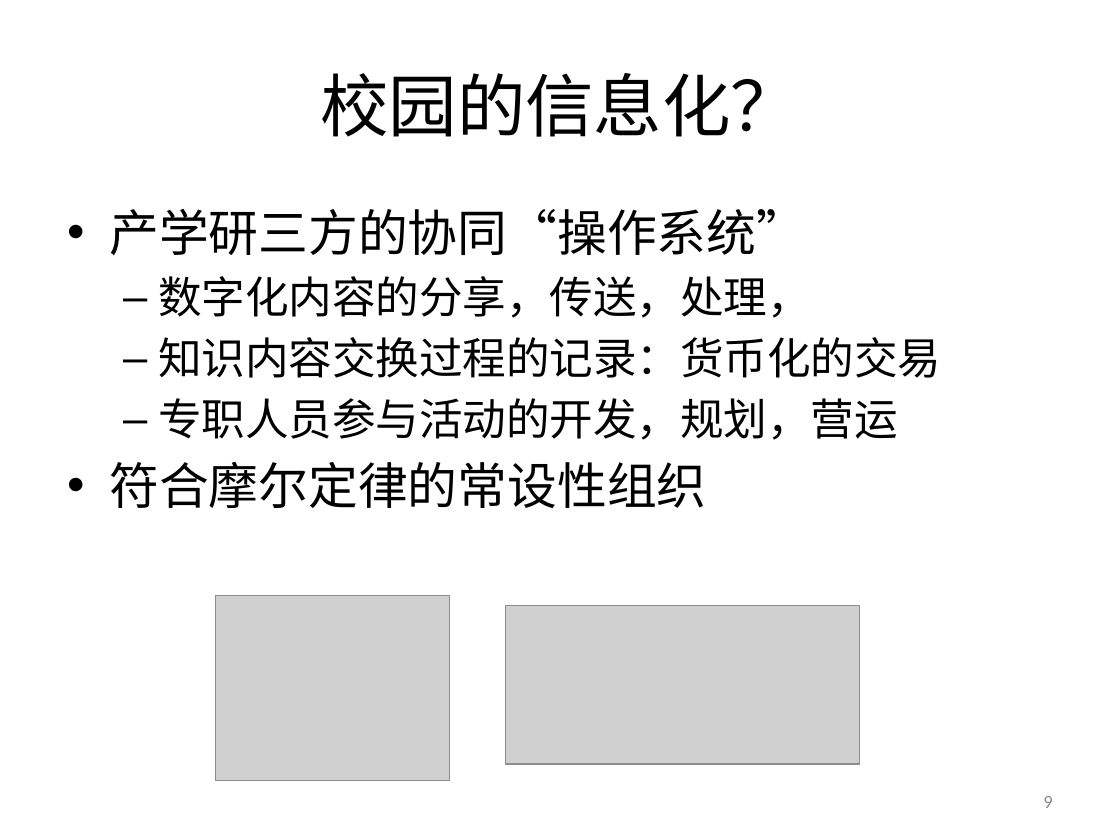
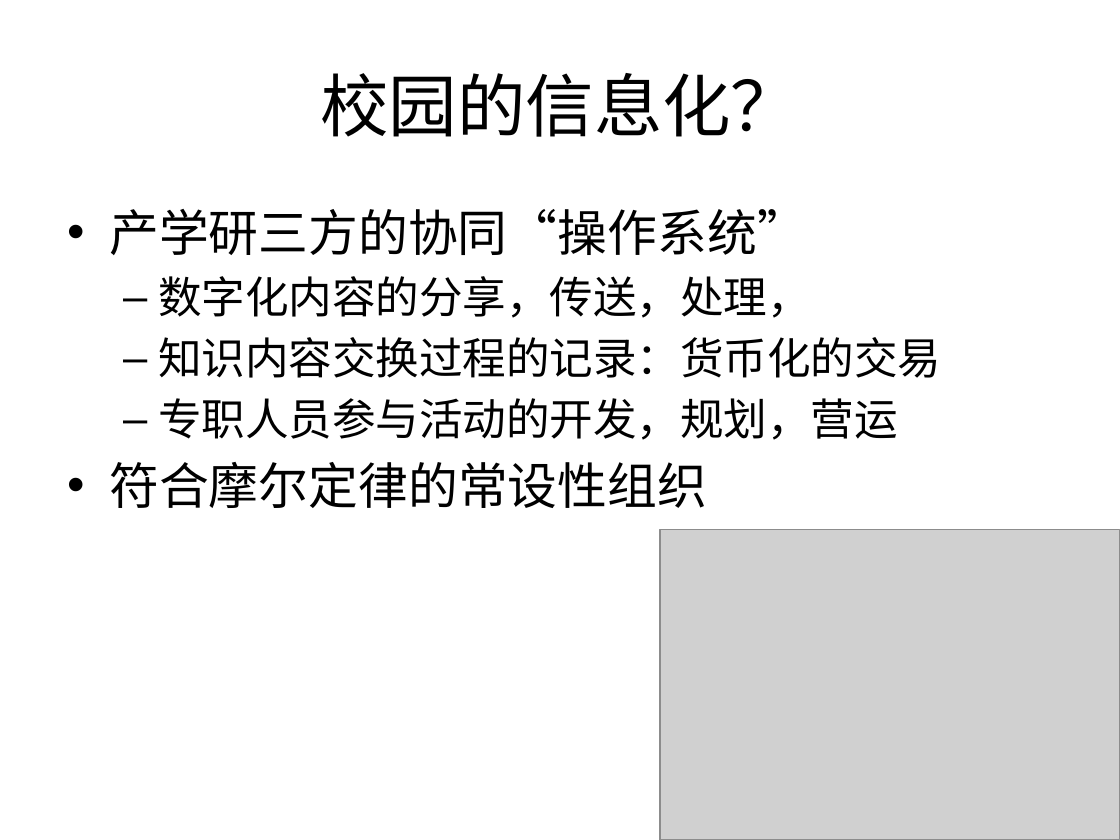
Before and after one commit to woodyme/2014JanXLP, a slide deck: slide 8 of 课程方案/XLP_WorkFLow_CHN.pptx (slide 9 before the commit). Drawn at 1120x840 pixels with LibreOffice and Linux fonts; fonts in the diff are those of the drawing; grey boxes stand for pictures; background and template pictures are left out. Boxes give left, top, right and bottom in pixels: in the first picture for what was removed or moved away, otherwise in the second. Text is boxed around its words. In the diff, an @@ line names an element or a change of style, - is before the commit and + after.

```diff
--- a/课程方案/XLP_WorkFLow_CHN.pptx
+++ b/课程方案/XLP_WorkFLow_CHN.pptx
@@ picture added at (x1=660, y1=530, x2=1120, y2=840) @@
@@ picture removed at (x1=215, y1=596, x2=449, y2=781) @@
@@ picture removed at (x1=505, y1=606, x2=859, y2=765) @@
@@ page number removed at (x1=1043, y1=796, x2=1052, y2=808) @@
-9
```
Also in this commit, not shown: 10 other slides changed, 1 slide removed.
